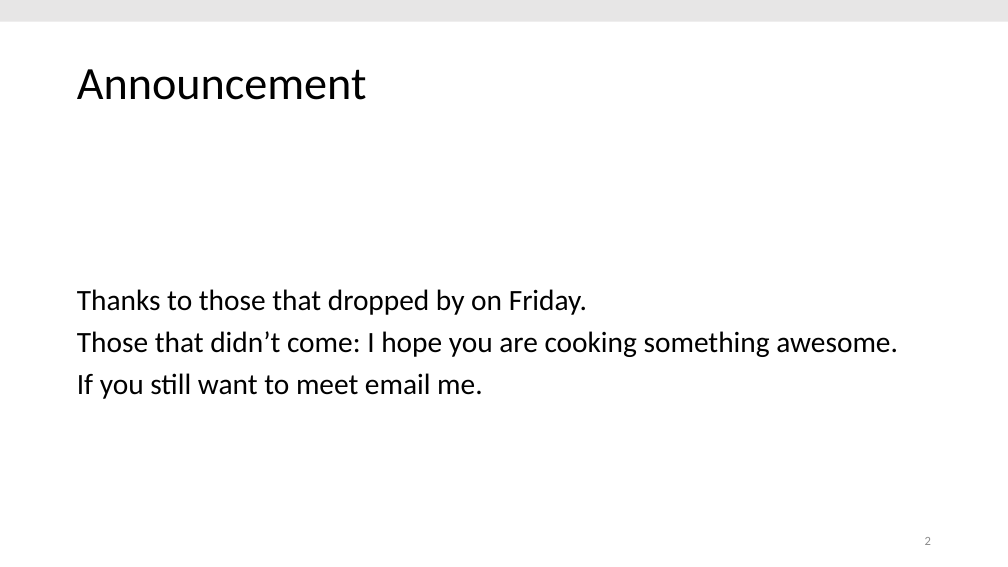
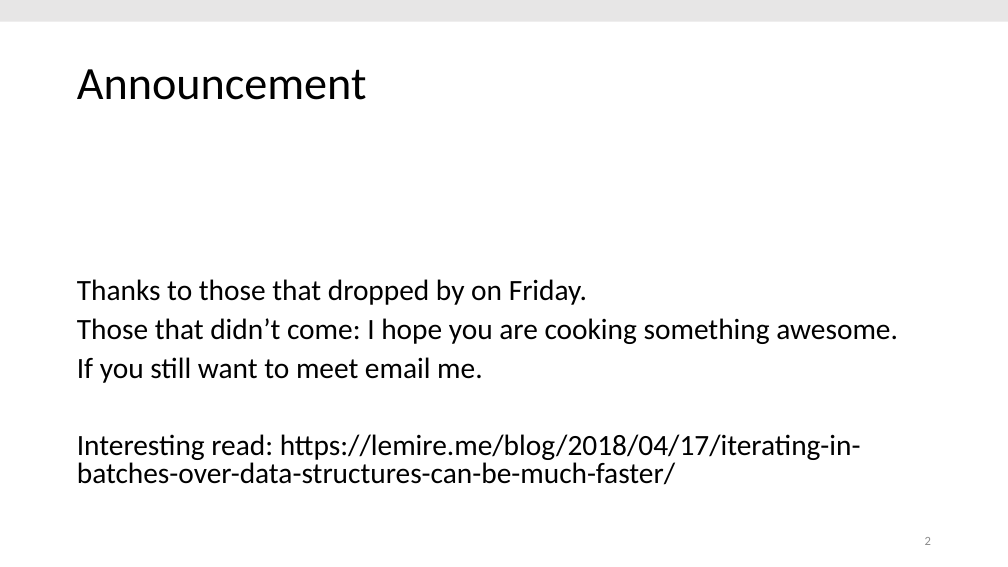
Before and after one commit to thodrek/CS839_spring18, a slide deck: slide 2 of lectures/Lecture_22_COMP.pptx. Drawn at 1008x567 pixels with LibreOffice and Linux fonts; fonts in the diff are those of the drawing. Boxes give left, top, right and bottom in pixels: in the first picture for what was removed or moved away, otherwise in the second. Text is boxed around its words. In the diff, an @@ line names an element or a change of style, - is before the commit and + after.

Commit message:
updated

```diff
--- a/lectures/Lecture_22_COMP.pptx
+++ b/lectures/Lecture_22_COMP.pptx
@@ text at [77,279,898,383]: line spacing 0.9 to 0.8 @@
@@ text at [77,434,861,485]: paragraph added @@
+Interesting read: https://lemire.me/blog/2018/04/17/iterating-in-batches-over-data-structures-can-be-much-faster/
```
